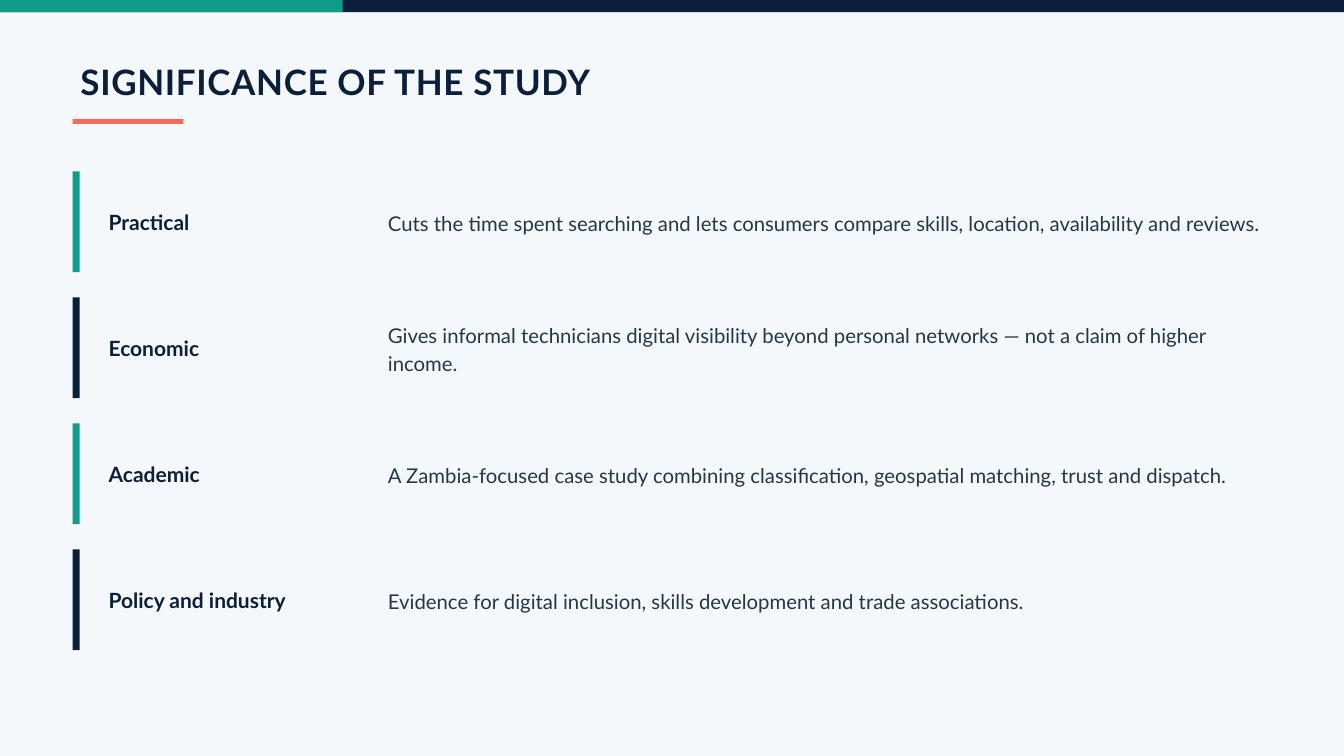
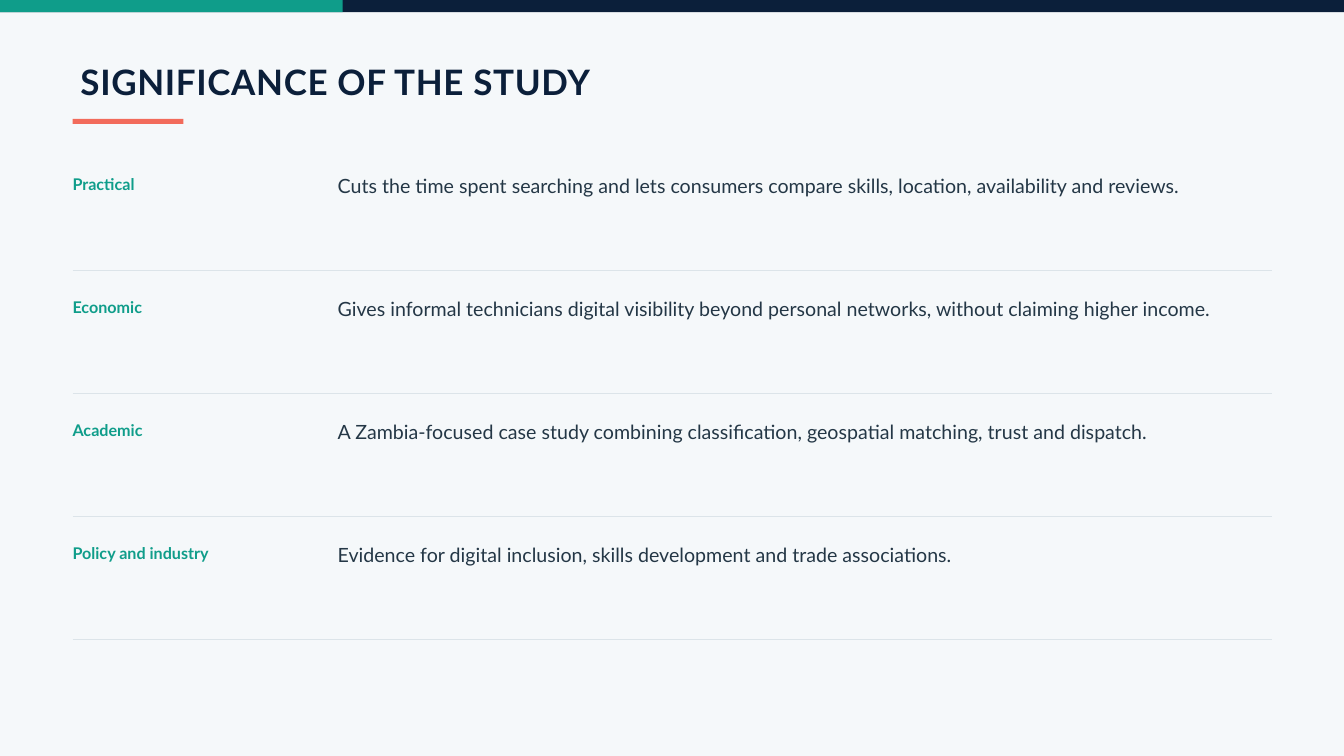
Before and after one commit to malama996/Umodzi-Conneckt, a slide deck: slide 7 of Umodzi_Connect_Defence_Package/Umodzi_Connect_Final_Defence_Presentation.pptx. Drawn at 1344x756 pixels with LibreOffice and Linux fonts; fonts in the diff are those of the drawing. Boxes give left, top, right and bottom in pixels: in the first picture for what was removed or moved away, otherwise in the second. Text is boxed around its words. In the diff, an @@ line names an element or a change of style, - is before the commit and + after.

```diff
--- a/Umodzi_Connect_Defence_Package/Umodzi_Connect_Final_Defence_Presentation.pptx
+++ b/Umodzi_Connect_Defence_Package/Umodzi_Connect_Final_Defence_Presentation.pptx
@@ text "Practical": place and size @@
-text "Practical" at (109, 214, 190, 230)
+text "Practical" at (73, 178, 135, 190)
@@ rectangle removed at (73, 171, 80, 272) @@
@@ text "Cuts the time spent searching ...": place and size @@
-text "Cuts the time spent searching ..." at (388, 216, 1259, 235)
+text "Cuts the time spent searching ..." at (338, 178, 1178, 197)
@@ text "Economic": place and size @@
-text "Economic" at (109, 340, 199, 356)
+text "Economic" at (73, 301, 143, 313)
@@ rectangle removed at (73, 297, 80, 398) @@
@@ line added from (73, 270) to (1272, 270), #DCE4E9 0.5 pt @@
@@ text "Gives informal technicians digital visibility ..." at (338, 301, 1210, 320): vertical alignment middle to top @@
@@ text at (338, 301, 1210, 320): text changed; size 14.5 to 14 pt @@
-Gives informal technicians digital visibility beyond personal networks — not a claim of higher income.
+Gives informal technicians digital visibility beyond personal networks, without claiming higher income.
@@ text "Academic": place and size @@
-text "Academic" at (109, 466, 200, 482)
+text "Academic" at (73, 424, 143, 436)
@@ line added from (73, 393) to (1272, 393), #DCE4E9 0.5 pt @@
@@ text "A Zambia-focused case study combining ...": place and size @@
-text "A Zambia-focused case study combining ..." at (388, 468, 1225, 487)
+text "A Zambia-focused case study combining ..." at (338, 424, 1147, 443)
@@ rectangle removed at (73, 423, 80, 524) @@
@@ size 15 to 11.5 pt, text colour #0B1F3A to #0F9D8A; line spacing 1 to 1.2; vertical alignment middle to top in 4 elements at (73, 178, 135, 190), (73, 301, 143, 313), (73, 424, 143, 436), (73, 547, 209, 562) @@
@@ text "Policy and industry": place and size @@
-text "Policy and industry" at (109, 592, 286, 612)
+text "Policy and industry" at (73, 547, 209, 562)
@@ line added from (73, 516) to (1272, 516), #DCE4E9 0.5 pt @@
@@ size 14.5 to 14 pt; line spacing 1.15 to 1.3; vertical alignment middle to top in 3 elements at (338, 178, 1178, 197), (338, 424, 1147, 443), (338, 547, 951, 566) @@
@@ text "Evidence for digital inclusion, skills ...": place and size @@
-text "Evidence for digital inclusion, skills ..." at (388, 594, 1024, 613)
+text "Evidence for digital inclusion, skills ..." at (338, 547, 951, 566)
@@ rectangle removed at (73, 549, 80, 650) @@
@@ line added from (73, 639) to (1272, 639), #DCE4E9 0.5 pt @@
```
Also in this commit, not shown: 9 other slides changed, 2 slides added, 2 slides removed, 2 other files.
